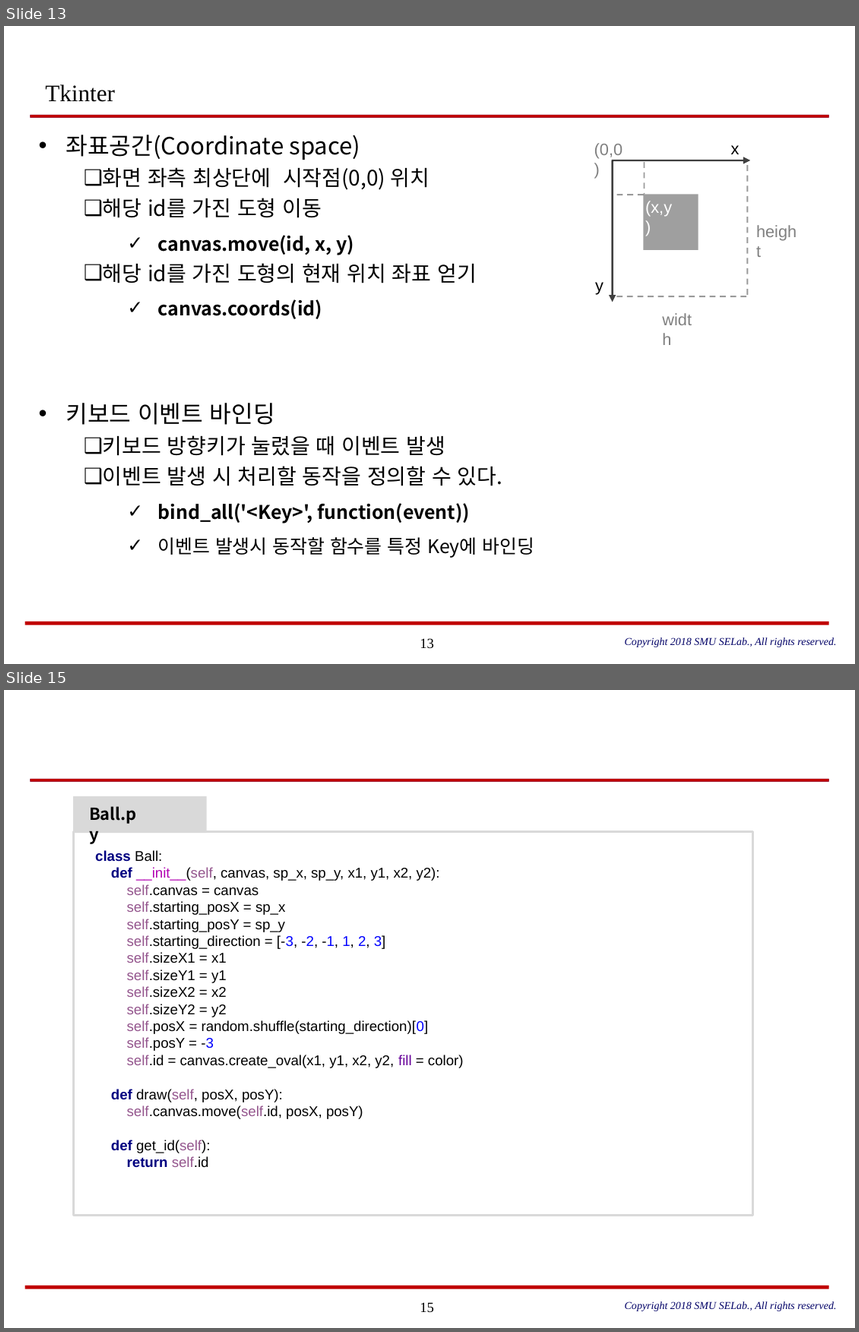
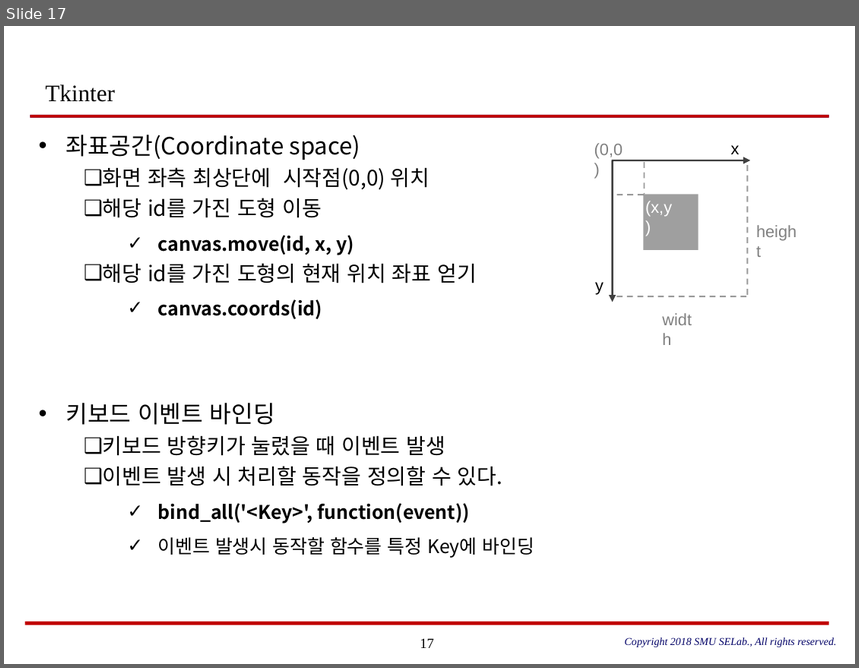
Before and after one commit to SungPilHan/brick_crush, a slide deck: Doc/[OOP] Brick Breaker_최종.pptx. Shown one above the other, each under a label of ours: slides 13 and 15 before the commit, slide 17 after it; the slides between them are not shown. The pictures are 859x1332 and 859x668 pixels, drawn with LibreOffice and Linux fonts; fonts in the diff are those of the drawing. Boxes give left, top, right and bottom in pixels: in the first picture for what was removed or moved away, otherwise in the second. Text is boxed around its words. In the diff, an @@ line names an element or a change of style, - is before the commit and + after.

```diff
--- a/Doc/[OOP] Brick Breaker_최종.pptx
+++ b/Doc/[OOP] Brick Breaker_최종.pptx
@@ slide 15 removed at bbox=[4, 690, 855, 1328], background #FFFFFF; not listed: 4 template elements that a slide beside it also shows @@
@@ rectangle removed at bbox=[73, 796, 207, 833] @@
@@ text removed at bbox=[89, 806, 137, 824] @@
-Ball.py
@@ rectangle removed at bbox=[74, 832, 754, 1216] @@
@@ text removed at bbox=[95, 850, 464, 1168] @@
-class Ball:
-def __init__(self, canvas, sp_x, sp_y, x1, y1, x2, y2):
-self.canvas = canvas
-self.starting_posX = sp_x
-self.starting_posY = sp_y
-self.starting_direction = [-3, -2, -1, 1, 2, 3]
-self.sizeX1 = x1
-self.sizeY1 = y1
-self.sizeX2 = x2
-self.sizeY2 = y2
-self.posX = random.shuffle(starting_direction)[0]
-self.posY = -3
-self.id = canvas.create_oval(x1, y1, x2, y2, fill = color)
-def draw(self, posX, posY):
-self.canvas.move(self.id, posX, posY)
-def get_id(self):
-return self.id
@@ text removed at bbox=[625, 1302, 836, 1312] @@
-Copyright 2018 SMU SELab., All rights reserved.
@@ what was slide 13 is now slide 17 @@
@@ page number at bbox=[420, 639, 434, 648]: text changed @@
-13
+17
```
Also in this commit, not shown: 10 slides changed, 6 slides added, 1 other slide removed.
